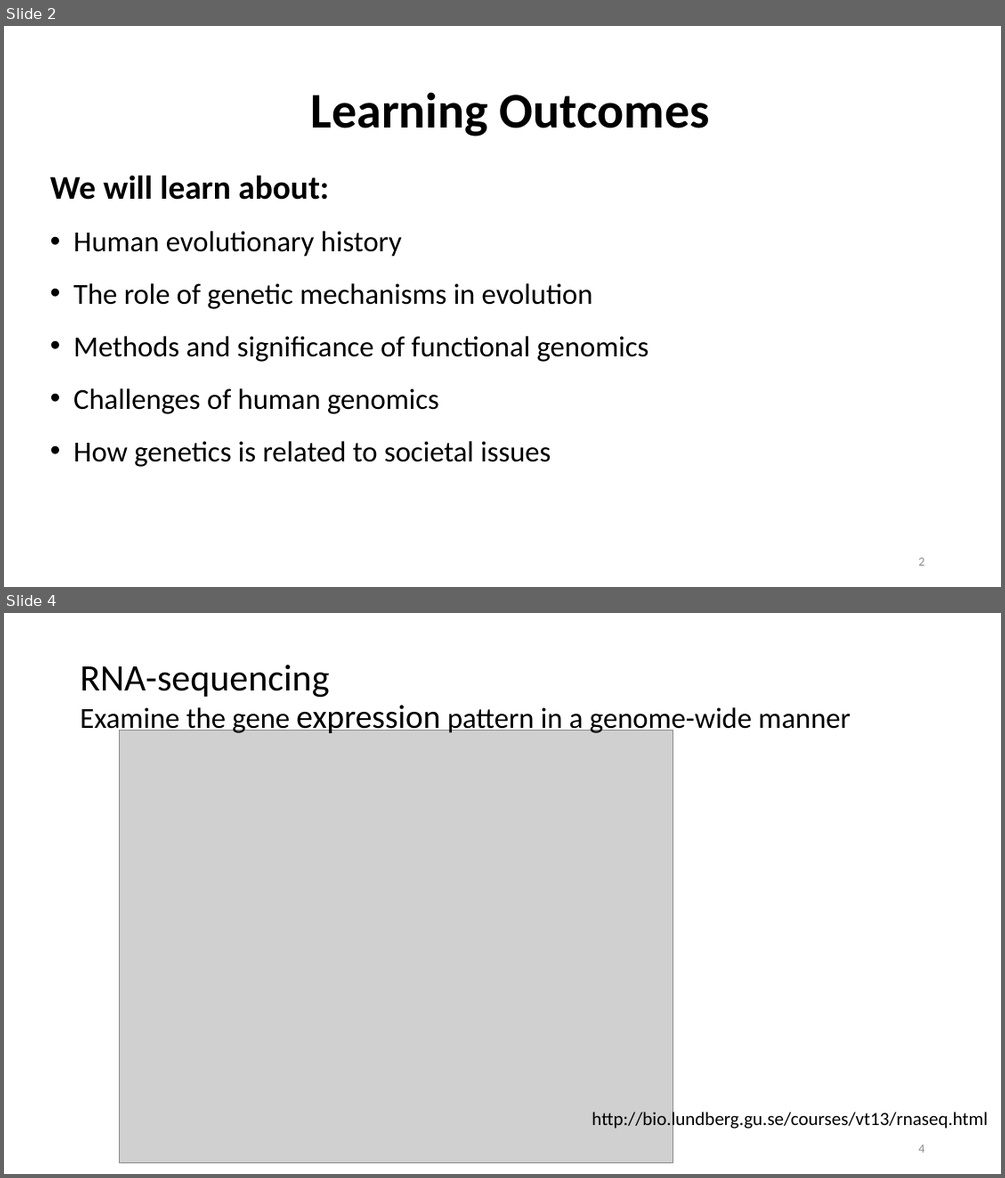
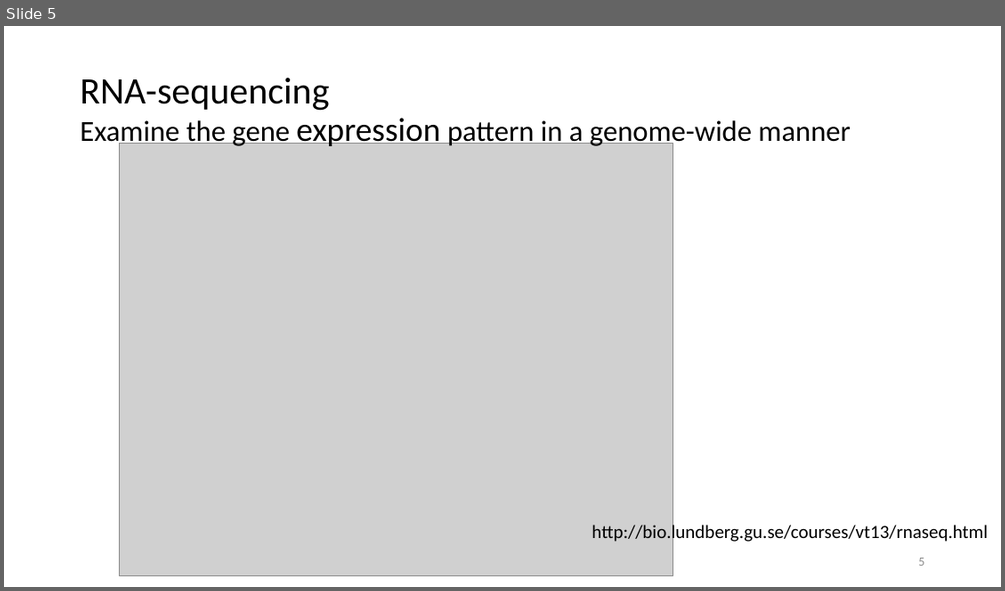
Before and after one commit to mariesaitou/Bio322, a slide deck: docs/assets/Bio322.2022/bio322_2022/Bio322_module2_functional_genomics3.pptx. Shown one above the other, each under a label of ours: slides 2 and 4 before the commit, slide 5 after it; the slides between them are not shown. The pictures are 1005x1178 and 1005x591 pixels, drawn with LibreOffice and Linux fonts; fonts in the diff are those of the drawing; grey boxes stand for pictures. Boxes give left, top, right and bottom in pixels: in the first picture for what was removed or moved away, otherwise in the second. Text is boxed around its words. In the diff, an @@ line names an element or a change of style, - is before the commit and + after.

```diff
--- a/docs/assets/Bio322.2022/bio322_2022/Bio322_module2_functional_genomics3.pptx
+++ b/docs/assets/Bio322.2022/bio322_2022/Bio322_module2_functional_genomics3.pptx
@@ slide 2 removed at box(4, 26, 1001, 587), background #FFFFFF @@
@@ text removed at box(311, 92, 710, 136) @@
-Learning Outcomes
@@ text removed at box(50, 175, 649, 467) @@
-We will learn about:
-• Human evolutionary history
-• The role of genetic mechanisms in evolution
-• Methods and significance of functional genomics
-• Challenges of human genomics
-• How genetics is related to societal issues
@@ page number removed at box(918, 557, 924, 565) @@
-2
@@ what was slide 4 is now slide 5 @@
@@ page number at box(918, 557, 924, 565): text changed @@
-4
+5
```
Also in this commit, not shown: 2 slides changed, 5 slides added, 3 other slides removed, 4 other files.
